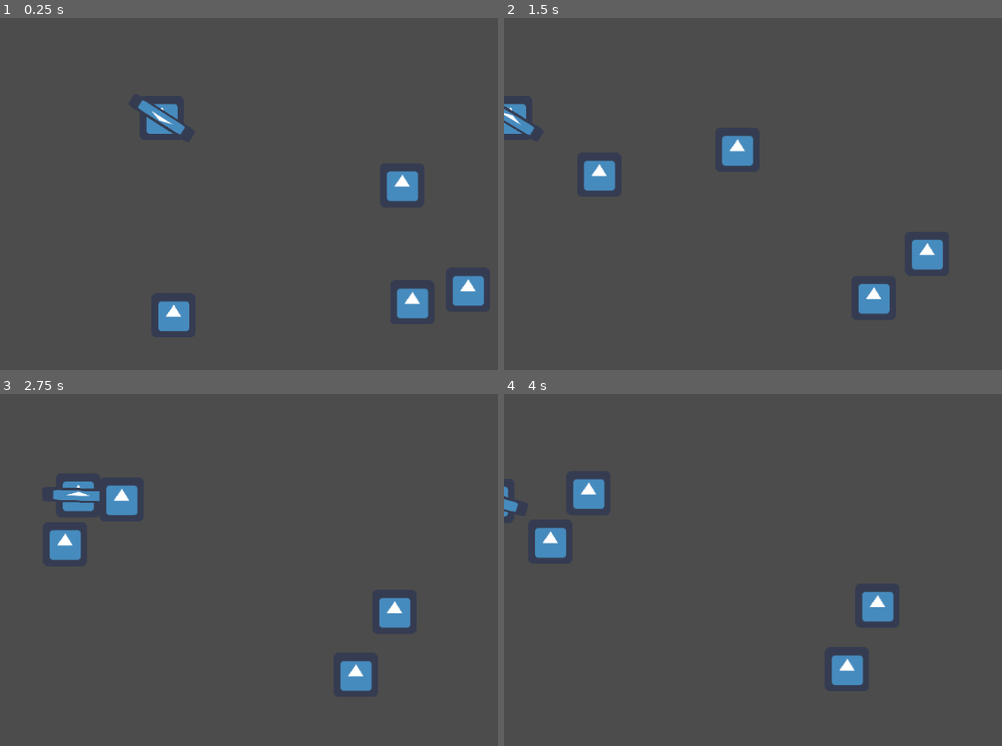
Above: before the commit, frames 1-4 (two rows, left to right).
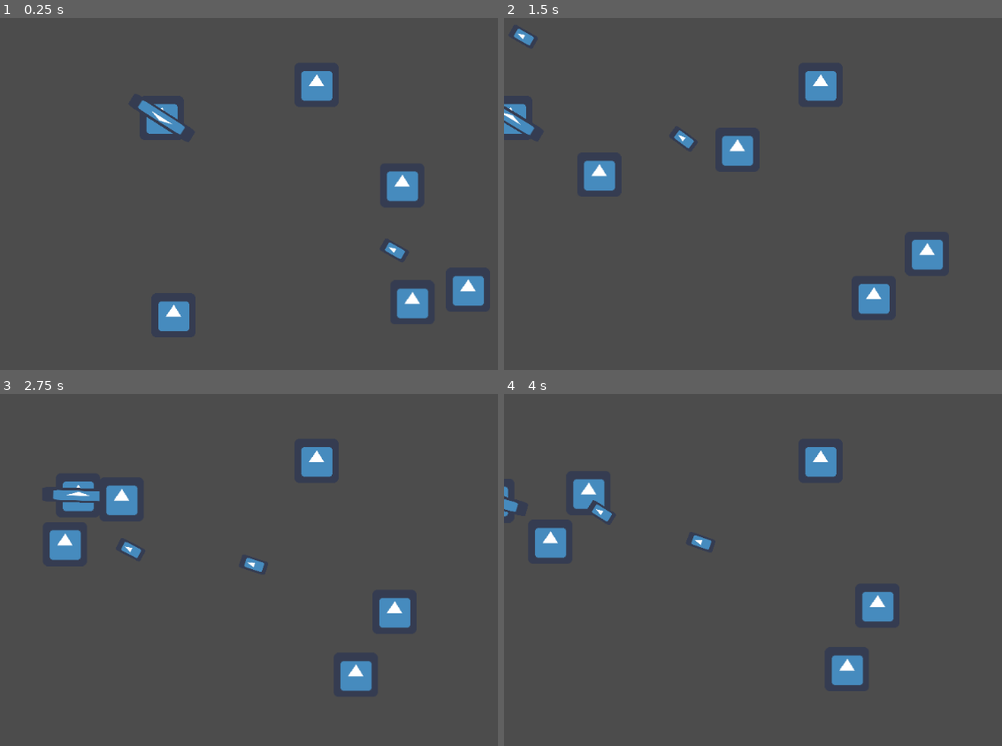
Above: after the commit, the same moments.

Repository: Milarkins/BUJ
Game: Godot game, scene res://Node2D.tscn
Same seed, same stepped clock (60 frames per second), same inputs: the game is played once before the commit and once after it. The engine's default icon, where the game draws it, is replaced by a stand-in: a white triangle on a blue panel in a dark square.
Inputs (mouse positions are in pixels of both pictures, inside the frame that each line leads up to):
- Up to frame 1 (0.25 s): no input
- Up to frame 2 (1.5 s): move the mouse to (outside the picture) at 0.52 s; hold A (A) 0.53-1.28 s; click (outside the picture) at 0.8 s; move the mouse to (718, 243) at 1.27 s; click (718, 243) at 1.35 s
- Up to frame 3 (2.75 s): tap D (D) at 1.55 s; move the mouse to (423, 506) at 2.02 s; hold D (D) from 2.03 s (still down); tap S (S) at 2.3 s
- Up to frame 4 (4 s): move the mouse to (822, 679) at 2.77 s; release D (D) at 2.78 s; tap S (S) at 2.85 s; right-click (822, 679) at 3.05 s; move the mouse to (outside the picture) at 3.52 s; hold A (A) from 3.53 s (still down); right-click (outside the picture) at 3.6 s

The runs differ from the first frame. In frame 1, 0.6% of the frame differs, in the area x 60-82%, y 15-69%; in frame 2, 0.8%; in frame 3, 0.8%; in frame 4, 0.8%, in the area x 16-67%, y 15-45%.

Commit message:
Pickups!
Signed-off-by: Mischa Larkins <Mischalarkins06@gmail.com>

Diff:
--- /dev/null
+++ b/Bullets/EnemyBullet.gd
@@ -0,0 +1,11 @@
+extends KinematicBody2D
+
+func _process(delta):
+	var direction = global_transform.basis_xform(Vector2.RIGHT)
+	move_and_slide(direction * 500)
+
+
+func _on_Area2D_body_entered(body):
+	if body is player:
+		body.health -= 10
+		queue_free()
--- /dev/null
+++ b/Bullets/EnemyBullet.tscn
@@ -0,0 +1,30 @@
+[gd_scene load_steps=5 format=2]
+
+[ext_resource path="res://icon.png" type="Texture" id=1]
+[ext_resource path="res://Bullets/EnemyBullet.gd" type="Script" id=2]
+
+[sub_resource type="CapsuleShape2D" id=1]
+
+[sub_resource type="RectangleShape2D" id=2]
+extents = Vector2( 21, 11 )
+
+[node name="EnemyBullet" type="KinematicBody2D"]
+collision_layer = 0
+collision_mask = 0
+script = ExtResource( 2 )
+
+[node name="CollisionShape2D" type="CollisionShape2D" parent="."]
+rotation = 1.5708
+shape = SubResource( 1 )
+
+[node name="Icon" type="Sprite" parent="."]
+rotation = 1.5708
+scale = Vector2( 0.3125, 0.625 )
+texture = ExtResource( 1 )
+
+[node name="Area2D" type="Area2D" parent="."]
+
+[node name="CollisionShape2D" type="CollisionShape2D" parent="Area2D"]
+shape = SubResource( 2 )
+
+[connection signal="body_entered" from="Area2D" to="." method="_on_Area2D_body_entered"]
--- a/Enemies/Enemy.gd
+++ b/Enemies/Enemy.gd
@@ -6,6 +6,8 @@
 var health = 100
 
 var inRange := []
+
+onready var hunter_bullet = load("res://Bullets/EnemyBullet.tscn")
 
 enum hunter {
 	Move,
@@ -31,6 +33,8 @@
 	var dir = global_position.direction_to(playerPos)
 	var dist = global_position.distance_to(playerPos)
 
+	$ShotDir.look_at(playerPos)
+
 	#keep way
 	for i in inRange:
 		var range_dir = global_position.direction_to(i.global_position)
@@ -48,7 +52,14 @@
 			hunter.Move:
 				move_and_slide(dir * speed)
 			hunter.Shoot:
-				pass
+				if $Cooldown.is_stopped():
+						var bullet = hunter_bullet.instance()
+
+						bullet.global_position = global_position
+						bullet.rotation = $ShotDir.rotation
+
+						get_tree().current_scene.add_child(bullet)
+						$Cooldown.start()
 			hunter.Flee:
 				move_and_slide(-dir * speed)
 
@@ -62,7 +73,9 @@
 			dog.Move:
 				move_and_slide(dir * speed)
 			dog.Bite:
-				pass
+				if $Cooldown.is_stopped():
+					player[0].health -= 10
+					$Cooldown.start()
 
 func set_state(state):
 	current_state = state
--- a/Enemies/Enemy.tscn
+++ b/Enemies/Enemy.tscn
@@ -20,5 +20,10 @@
 [node name="CollisionShape2D" type="CollisionShape2D" parent="Range"]
 shape = SubResource( 1 )
 
+[node name="ShotDir" type="Position2D" parent="."]
+
+[node name="Cooldown" type="Timer" parent="."]
+one_shot = true
+
 [connection signal="body_entered" from="Range" to="." method="range_enter"]
 [connection signal="body_exited" from="Range" to="." method="range_exit"]
--- a/Node2D.tscn
+++ b/Node2D.tscn
@@ -1,7 +1,10 @@
-[gd_scene load_steps=3 format=2]
+[gd_scene load_steps=6 format=2]
 
 [ext_resource path="res://Player/Player.tscn" type="PackedScene" id=1]
+[ext_resource path="res://Pickup.tscn" type="PackedScene" id=2]
 [ext_resource path="res://Enemies/Enemy.tscn" type="PackedScene" id=3]
+[ext_resource path="res://icon.png" type="Texture" id=4]
+[ext_resource path="res://Bullets/Explosion.tscn" type="PackedScene" id=5]
 
 [node name="Node2D" type="Node2D"]
 
@@ -23,3 +26,9 @@
 position = Vector2( 254, 486 )
 type = 1
 speed = 200.0
+
+[node name="Pickup" parent="." instance=ExtResource( 2 )]
+position = Vector2( 458, 102 )
+item_visual = ExtResource( 4 )
+item = ExtResource( 5 )
+cooldown_time = 0.1
--- a/Pickup.gd
+++ b/Pickup.gd
@@ -3,6 +3,7 @@
 
 export(Texture) var item_visual
 export(Resource) var item
+export(float) var cooldown_time
 
 func _ready():
 	$Sprite.texture = item_visual
@@ -10,4 +11,5 @@
 func entered(body):
 	if body is player:
 		body.current_pickup = item
+		body.cooldown.wait_time = cooldown_time
 		queue_free()
--- a/Player/Player.gd
+++ b/Player/Player.gd
@@ -4,11 +4,28 @@
 var input_vector = Vector2.ZERO
 var current_pickup
 
+onready var cooldown = $Cooldown
+
+var health = 100
+
 func _process(delta):
+	health = clamp(health, 0, 100)
+	if health == 0:
+		pass
+	print(health)
+
 	input_vector = Vector2(
 		Input.get_action_raw_strength("D") - Input.get_action_raw_strength("A"),
 		Input.get_action_raw_strength("S") - Input.get_action_raw_strength("W")
 	).normalized()
 
+	if current_pickup != null:
+		if Input.is_action_just_pressed("Click2") and cooldown.is_stopped():
+			var current = current_pickup.instance()
+			current.global_position = global_position
+			current.rotation = $Gun.rotation
+			get_tree().current_scene.add_child(current)
+			cooldown.start()
+
 func _physics_process(delta):
 	move_and_slide(input_vector * 300)
--- a/Player/Player.tscn
+++ b/Player/Player.tscn
@@ -18,3 +18,6 @@
 bullet_speed = 500.0
 bullet_spread = 0.5
 shot_delay = 1.0
+
+[node name="Cooldown" type="Timer" parent="."]
+one_shot = true
--- a/project.godot
+++ b/project.godot
@@ -73,6 +73,11 @@
 "events": [ Object(InputEventMouseButton,"resource_local_to_scene":false,"resource_name":"","device":0,"alt":false,"shi …(212 unchanged characters)…
  ]
 }
+Click2={
+"deadzone": 0.5,
+"events": [ Object(InputEventMouseButton,"resource_local_to_scene":false,"resource_name":"","device":0,"alt":false,"shift":false,"control":false,"meta":false,"command":false,"button_mask":0,"position":Vector2( 0, 0 ),"global_position":Vector2( 0, 0 ),"factor":1.0,"button_index":2,"pressed":false,"doubleclick":false,"script":null)
+ ]
+}
 
 [physics]
 
